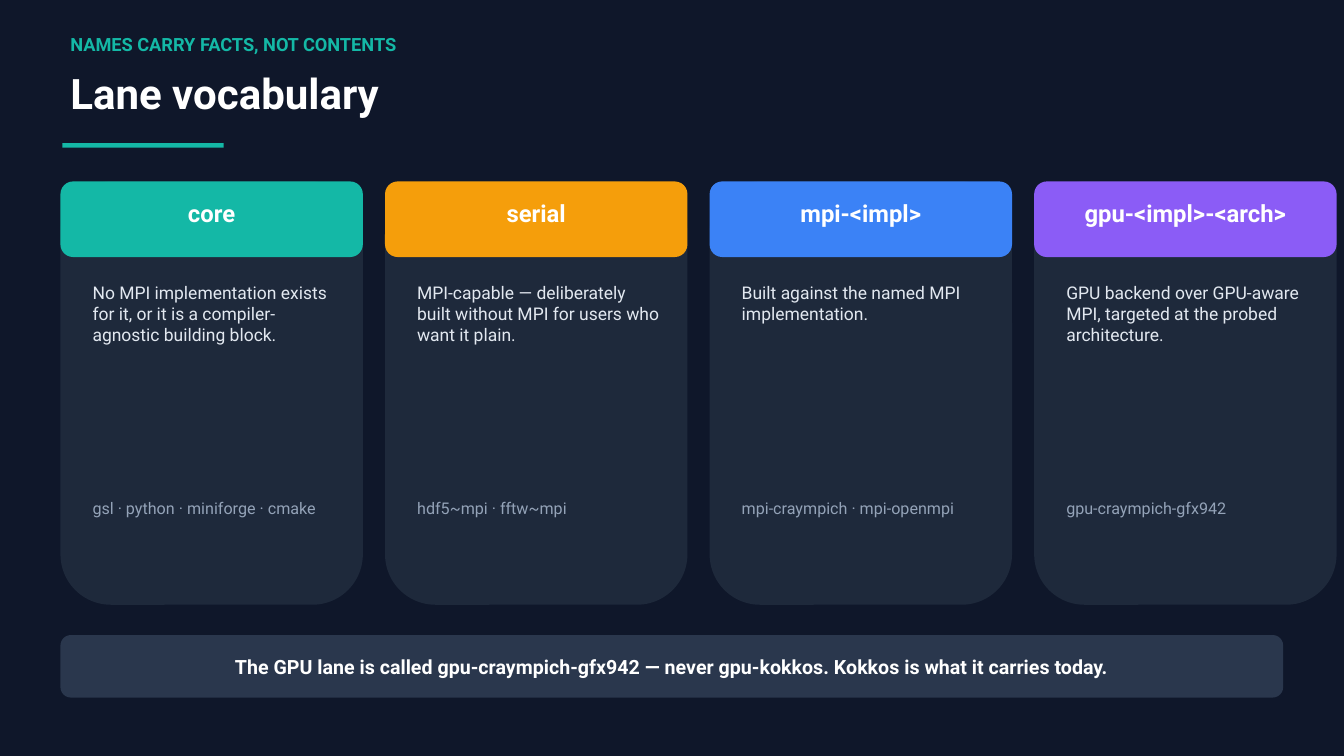
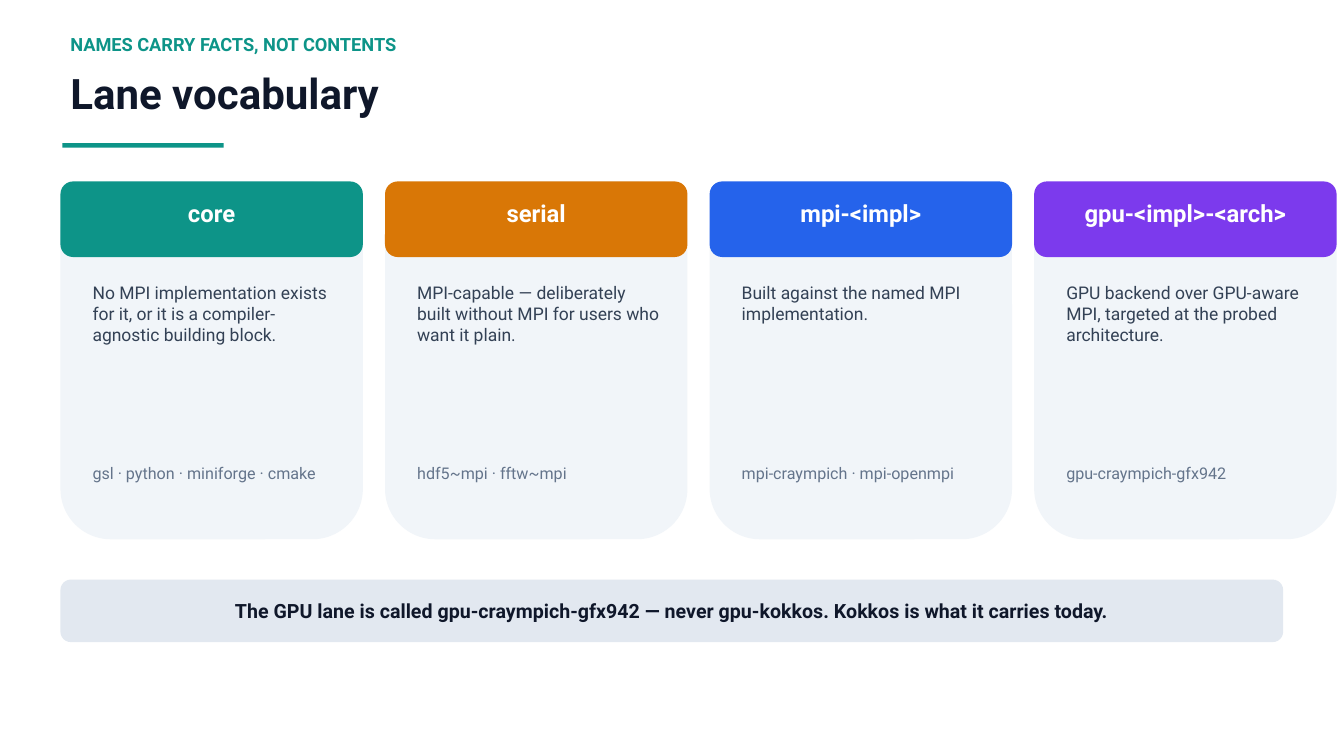
Before and after one commit to ray12514/stack-planning, a slide deck: slide 6 of presentations/cse_lanes_model.pptx. Drawn at 1344x756 pixels with LibreOffice and Linux fonts; fonts in the diff are those of the drawing. Boxes give left, top, right and bottom in pixels: in the first picture for what was removed or moved away, otherwise in the second. Text is boxed around its words. In the diff, an @@ line names an element or a change of style, - is before the commit and + after.

Commit message:
Redraw the build-flow schematic; restyle the deck to light theme
cse_build_flow.pptx: the original schematic structure redrawn clean —
six-stage pipeline, Core+Foundation built once, dashed reuse edges into
two pilot compiler surfaces (Cray: cse/gcc + cse/cce with cray-mpich
lanes; Linux: cse/gcc + system default with openmpi lanes), user-flow
strip and legend. Deck restyled to white background with the same lane
color language; validation/vocabulary cards tightened. Both verified
slide-by-slide through Keynote PDF export.

```diff
--- a/presentations/cse_lanes_model.pptx
+++ b/presentations/cse_lanes_model.pptx
@@ rectangle removed at [0, 0, 1344, 756] @@
@@ text "NAMES CARRY FACTS, NOT CONTENTS" at [70, 38, 396, 54]: text colour #14B8A6 to #0D9488 @@
@@ text "Lane vocabulary" at [70, 77, 379, 118]: text colour #FFFFFF to #0F172A @@
@@ rectangle at [63, 143, 224, 147]: fill #14B8A6 to #0D9488 @@
@@ rounded rectangle at [60, 181, 363, 257]: fill #14B8A6 to #0D9488 @@
@@ rounded rectangle: place and size @@
-rounded rectangle at [60, 181, 363, 605]
+rounded rectangle at [60, 181, 363, 539]
@@ rounded rectangle at [385, 181, 688, 257]: fill #F59E0B to #D97706 @@
@@ rounded rectangle: place and size @@
-rounded rectangle at [385, 181, 688, 605]
+rounded rectangle at [385, 181, 688, 539]
@@ rounded rectangle at [710, 181, 1012, 257]: fill #3B82F6 to #2563EB @@
@@ rounded rectangle: place and size @@
-rounded rectangle at [710, 181, 1012, 605]
+rounded rectangle at [710, 181, 1012, 539]
@@ rounded rectangle at [1034, 181, 1337, 257]: fill #8B5CF6 to #7C3AED @@
@@ fill #1E293B to #F1F5F9 in 4 elements at [710, 181, 1012, 539], [60, 181, 363, 539], [385, 181, 688, 539], [1034, 181, 1337, 539] @@
@@ rounded rectangle: place and size @@
-rounded rectangle at [1034, 181, 1337, 605]
+rounded rectangle at [1034, 181, 1337, 539]
@@ text colour #E2E8F0 to #334155 in 4 elements at [93, 286, 327, 345], [417, 286, 659, 345], [742, 286, 960, 324], [1066, 286, 1299, 341] @@
@@ text "gsl · python · miniforge ...": place and size @@
-text "gsl · python · miniforge ..." at [93, 502, 316, 518]
+text "gsl · python · miniforge ..." at [93, 467, 316, 483]
@@ text "hdf5~mpi · fftw~mpi": place and size @@
-text "hdf5~mpi · fftw~mpi" at [417, 502, 567, 517]
+text "hdf5~mpi · fftw~mpi" at [417, 467, 567, 482]
@@ text "mpi-craympich · mpi-openmpi": place and size @@
-text "mpi-craympich · mpi-openmpi" at [742, 502, 954, 518]
+text "mpi-craympich · mpi-openmpi" at [742, 467, 954, 483]
@@ text colour #94A3B8 to #64748B in 4 elements at [93, 467, 316, 483], [417, 467, 567, 482], [742, 467, 954, 483], [1066, 467, 1226, 483] @@
@@ text "gpu-craympich-gfx942": place and size @@
-text "gpu-craympich-gfx942" at [1066, 502, 1226, 518]
+text "gpu-craympich-gfx942" at [1066, 467, 1226, 483]
@@ rounded rectangle "The GPU lane is called ...": place and size @@
-rounded rectangle "The GPU lane is called ..." at [60, 635, 1284, 698]
+rounded rectangle "The GPU lane is called ..." at [60, 580, 1284, 642]
@@ rounded rectangle "The GPU lane is called ..." at [60, 580, 1284, 642]: text colour #FFFFFF to #0F172A; fill #2A374D to #E2E8F0 @@
```
Also in this commit, not shown: 7 other slides changed, 4 other files.
